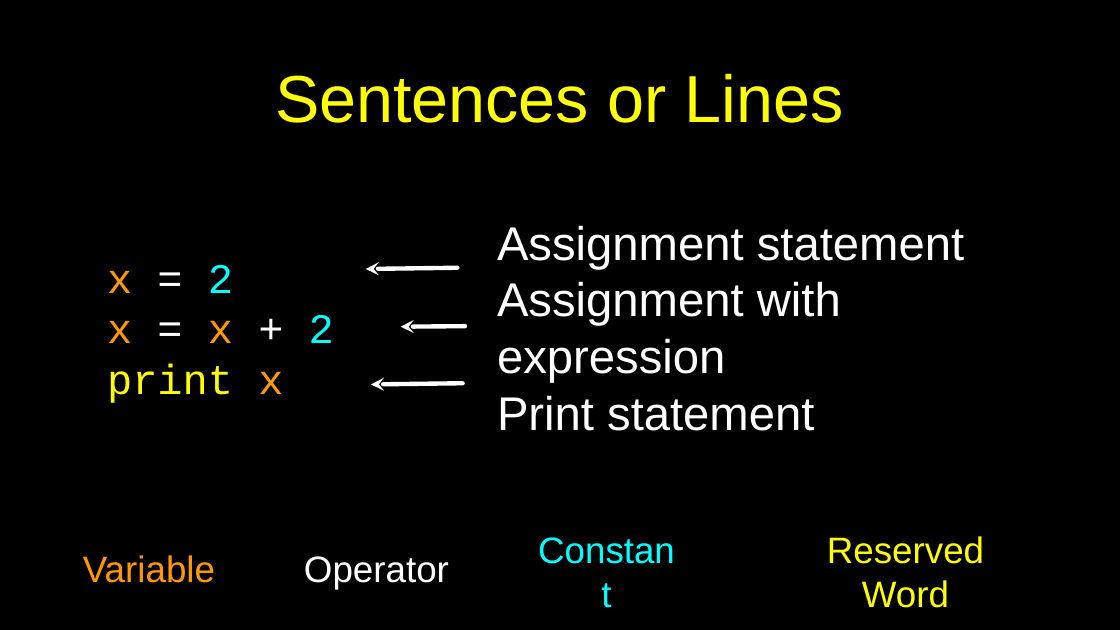
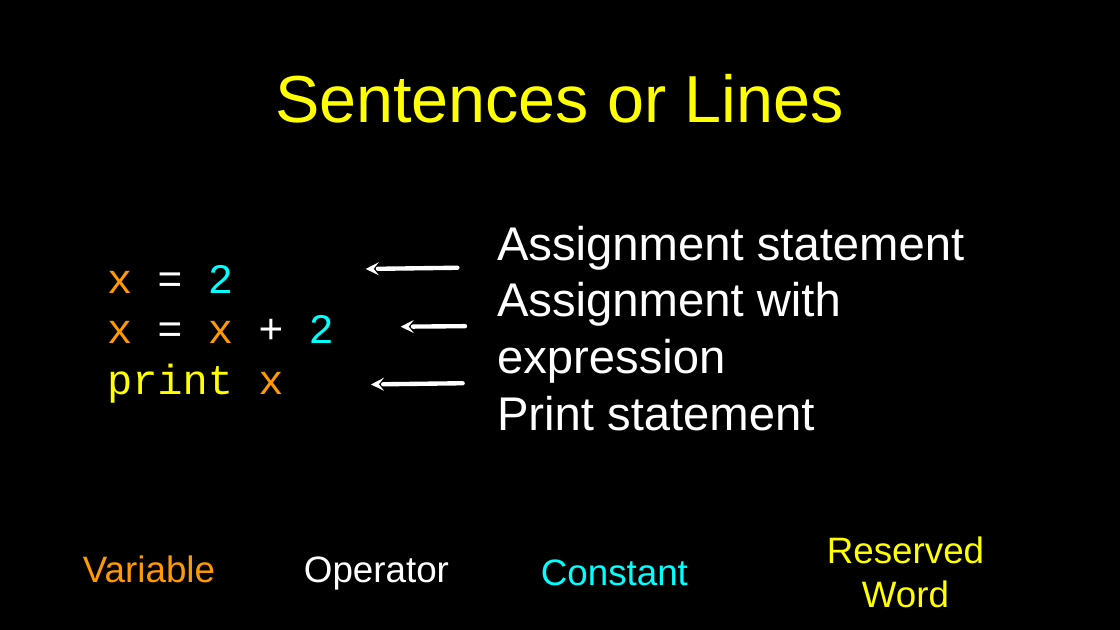
Before and after one commit to csev/py4e, a slide deck: slide 35 of lectures3/Pythonlearn-01-Intro.pptx. Drawn at 1120x630 pixels with LibreOffice and Linux fonts; fonts in the diff are those of the drawing. Boxes give left, top, right and bottom in pixels: in the first picture for what was removed or moved away, otherwise in the second. Text is boxed around its words. In the diff, an @@ line names an element or a change of style, - is before the commit and + after.

```diff
--- a/lectures3/Pythonlearn-01-Intro.pptx
+++ b/lectures3/Pythonlearn-01-Intro.pptx
@@ text "Constant" rewrapped from <box>534,546,680,596</box> to <box>541,559,688,586</box> @@
```
Also in this commit, not shown: 3 other slides changed.
